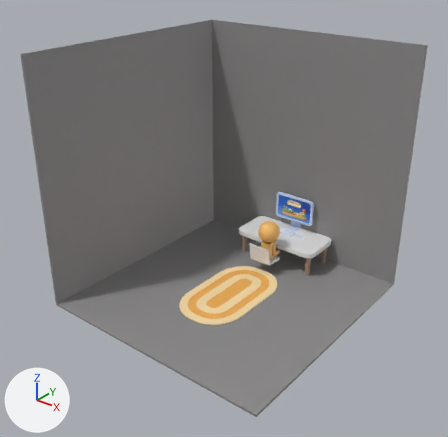
The Blender file blendergo/room.blend as it was, and as the next commit left it.
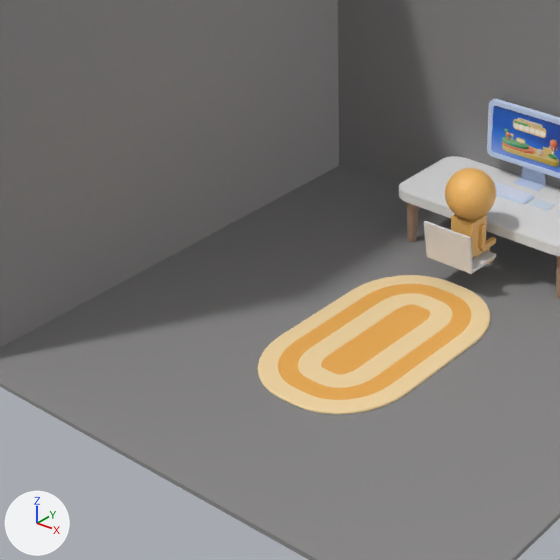
Each version appears first whole from a camera (50 mm lens) standing at (6.78, -8.67, 7.07) and looking at (0.07, -0.28, 1.87), and next in a close-up on the part from 16% to 68% of the width and 34% to 88% of the height. The lights are fixed; the arrows at lower left show +X, +Y and +Z.

In view in the first close-up: '02-v2', 'chair', 'pc', 'table', '平面', '球体', '立方体', '立方体.006'.
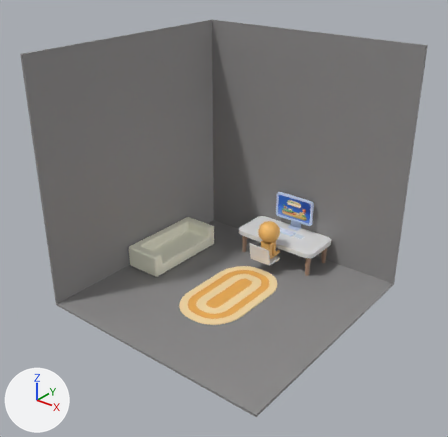
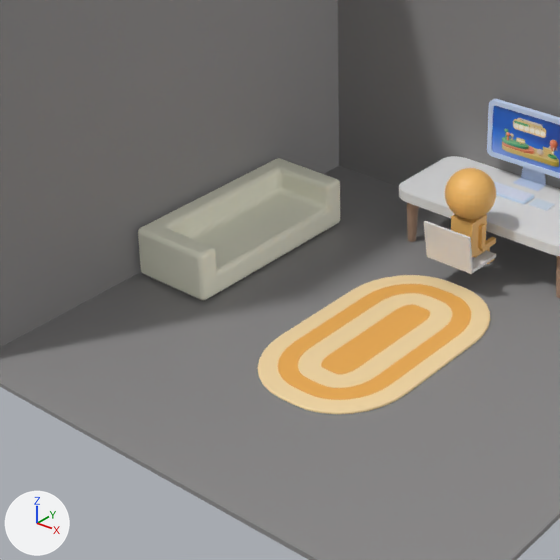
Edits to the bpy script that builds the scene:
```text
Add mat_sofa:
    mat_sofa = principled_material('sofa')
    mat_sofa.base_color = (1.0, 0.992, 0.815)  # white #fffee9
Add me_立方体_013:
    me_立方体_013.from_pydata(...)  # 36 vertices, 34 faces; spans x -0.35..0.5, y -1.0..1.0, z -0.25..0.25
    me_立方体_013.materials.append(mat_sofa)  # white #fffee9
Add ob_立方体_002:
    ob_立方体_002 = bpy.data.objects.new('立方体.002', me_立方体_013)
    ob_立方体_002.location = (-2.105, 0.468, 0.268)
    _m = ob_立方体_002.modifiers.new('倒角', 'BEVEL')
    _m.width = 0.05
    _m.width_pct = 0.05
    _m.segments = 10
```

What differs and where, as boxes (x1, y1, x2, y2) in the close-ups (560 x 560 px):
'立方体.002', added
    after: (138, 158, 340, 300)
